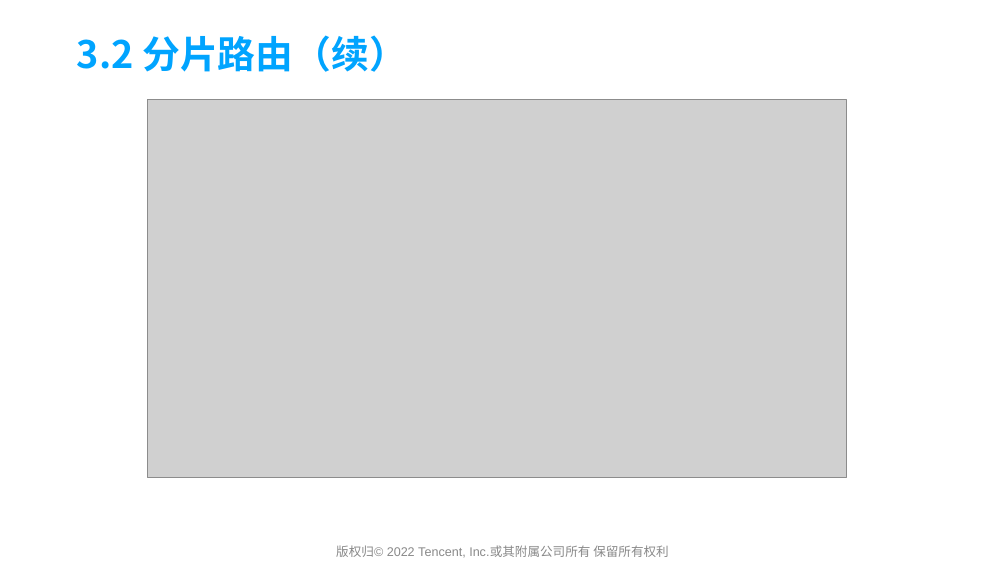
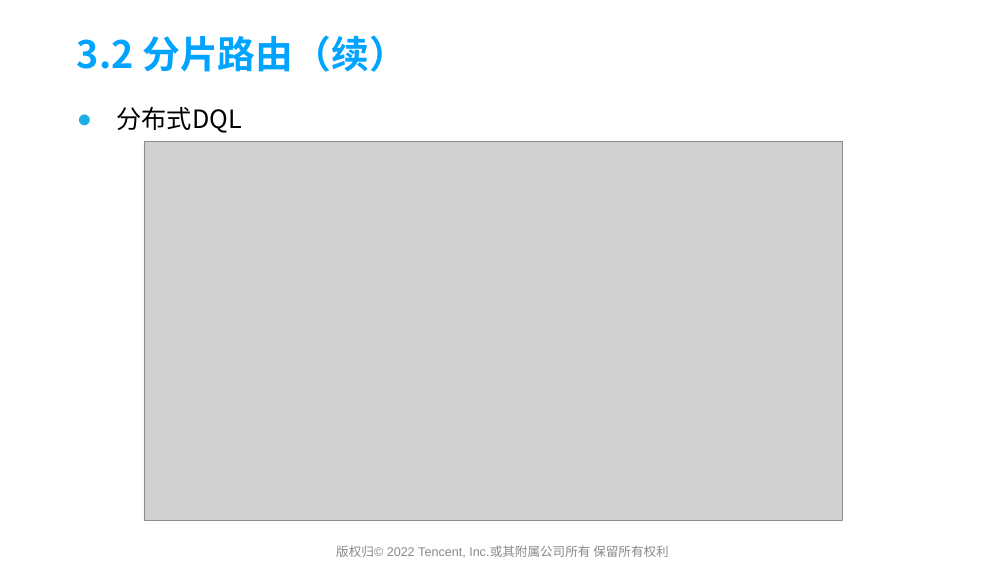
Before and after one commit to yedushusheng/mysql-learning, a slide deck: slide 24 of 28. OLTP/GoldenDB产品简介及架构解析.pptx. Drawn at 1008x567 pixels with LibreOffice and Linux fonts; fonts in the diff are those of the drawing; grey boxes stand for pictures; background and template pictures are left out. Boxes give left, top, right and bottom in pixels: in the first picture for what was removed or moved away, otherwise in the second. Text is boxed around its words. In the diff, an @@ line names an element or a change of style, - is before the commit and + after.

```diff
--- a/28. OLTP/GoldenDB产品简介及架构解析.pptx
+++ b/28. OLTP/GoldenDB产品简介及架构解析.pptx
@@ text added at (117, 107, 242, 133), 24 pt, text #000000 @@
+● 分布式DQL
@@ picture: place and size @@
-picture at (147, 99, 846, 478)
+picture at (144, 141, 842, 520)
```
Also in this commit, not shown: 6 other slides changed, 1 slide added.
